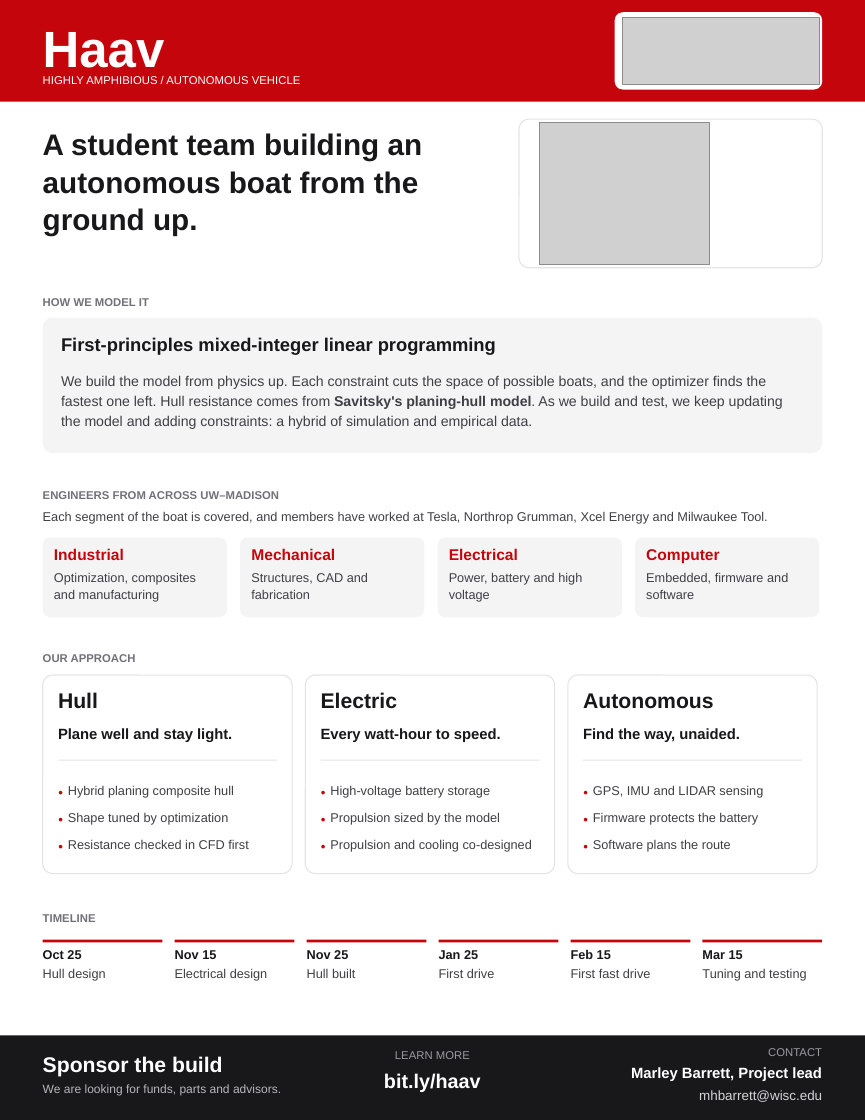
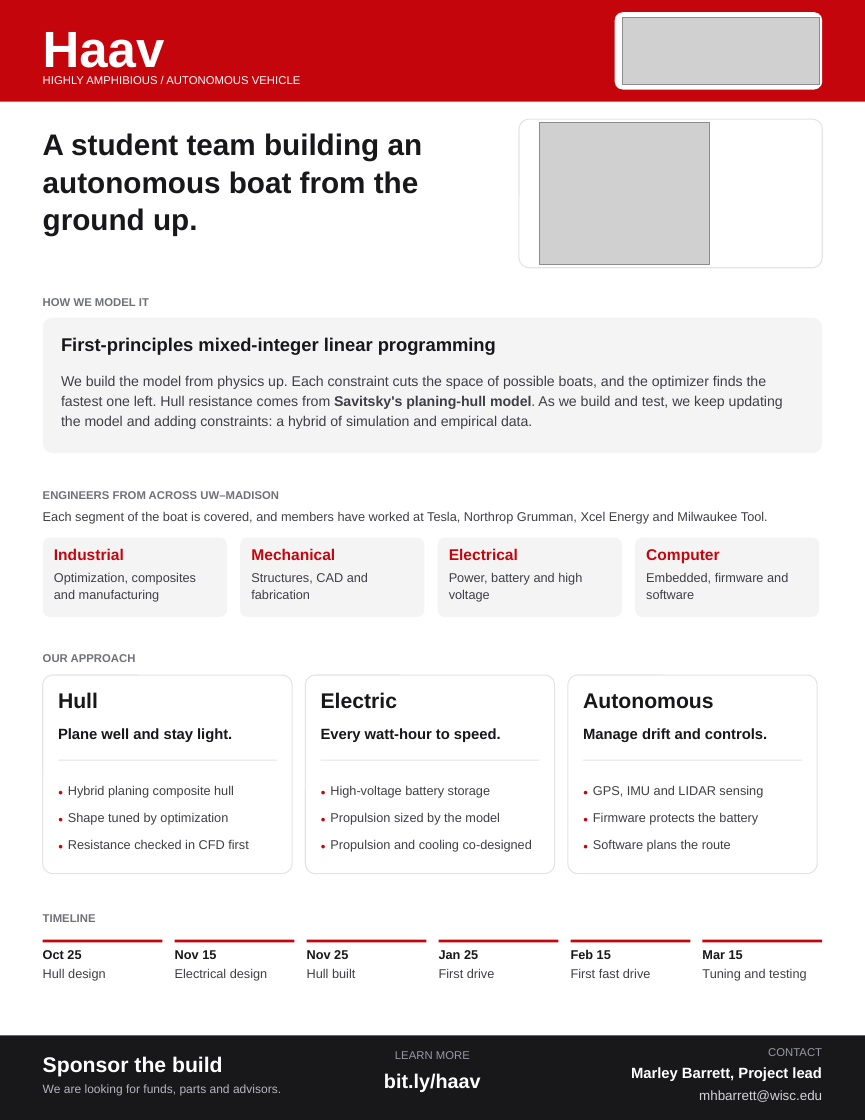
Before and after one commit to MarMar888/hav, a slide deck: slide 1 of dashboard/public/haav-handout.pptx. Drawn at 865x1120 pixels with LibreOffice and Linux fonts; fonts in the diff are those of the drawing; grey boxes stand for pictures. Boxes give left, top, right and bottom in pixels: in the first picture for what was removed or moved away, otherwise in the second. Text is boxed around its words. In the diff, an @@ line names an element or a change of style, - is before the commit and + after.

```diff
--- a/dashboard/public/haav-handout.pptx
+++ b/dashboard/public/haav-handout.pptx
@@ text at (583,728,767,742): text changed @@
-Find the way, unaided.
+Manage drift and controls.
```
Also in this commit, not shown: 3 other files.
